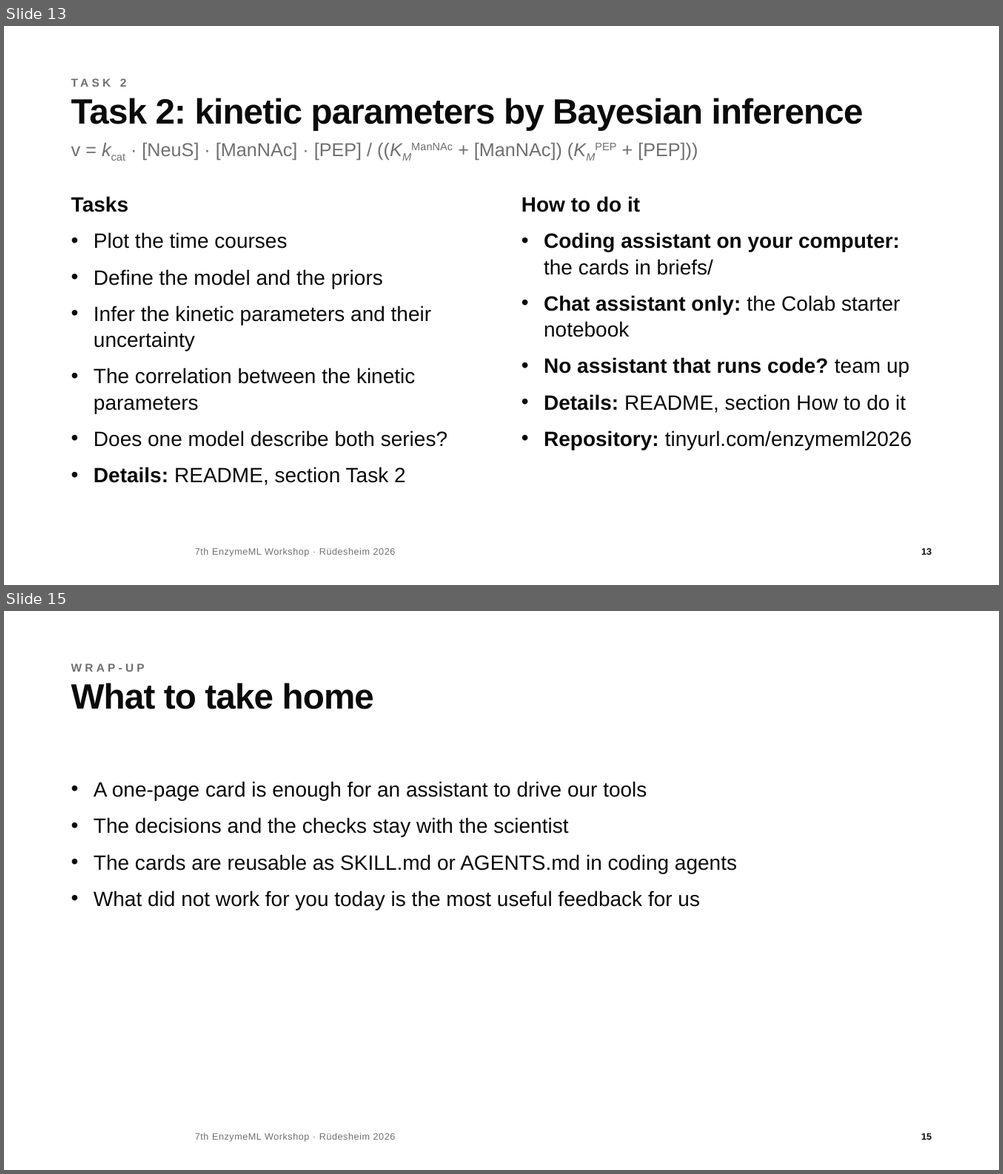
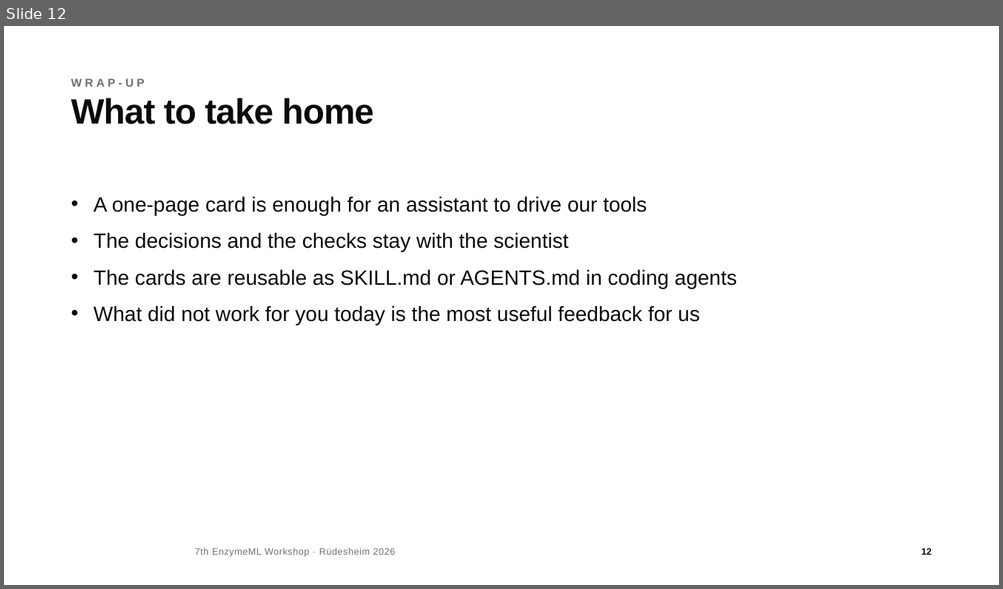
Before and after one commit to haeussma/enzymeml-workshop-modelling-2026, a slide deck: slides/workshop.pptx. Shown one above the other, each under a label of ours: slides 13 and 15 before the commit, slide 12 after it; the slides between them are not shown. The pictures are 1003x1174 and 1003x589 pixels, drawn with LibreOffice and Linux fonts; fonts in the diff are those of the drawing; background and template pictures are left out. Boxes give left, top, right and bottom in pixels: in the first picture for what was removed or moved away, otherwise in the second. Text is boxed around its words. In the diff, an @@ line names an element or a change of style, - is before the commit and + after.

```diff
--- a/slides/workshop.pptx
+++ b/slides/workshop.pptx
@@ slide 13 removed at [4, 26, 999, 585], background #FFFFFF; not listed: 2 template elements that a slide beside it also shows @@
@@ text removed at [120, 79, 127, 87] @@
-TASK 2
@@ title removed at [71, 98, 863, 131] @@
-Task 2: kinetic parameters by Bayesian inference
@@ text removed at [71, 143, 616, 160] @@
-v = kcat · [NeuS] · [ManNAc] · [PEP] / ((KMManNAc + [ManNAc]) (KMPEP + [PEP]))
@@ text removed at [71, 196, 447, 486] @@
-Tasks
-• Plot the time courses
-• Define the model and the priors
-• Infer the kinetic parameters and their uncertainty
-• The correlation between the kinetic parameters
-• Does one model describe both series?
-• Details: README, section Task 2
@@ text removed at [521, 196, 909, 413] @@
-How to do it
-• Coding assistant on your computer: the cards in briefs/
-• Chat assistant only: the Colab starter notebook
-• No assistant that runs code? team up
-• Details: README, section How to do it
-• Repository: tinyurl.com/enzymeml2026
@@ what was slide 15 is now slide 12 @@
@@ page number at [921, 548, 931, 555]: text changed @@
-15
+12
```
Also in this commit, not shown: 1 slide changed, 2 other slides removed, 3 other files.
